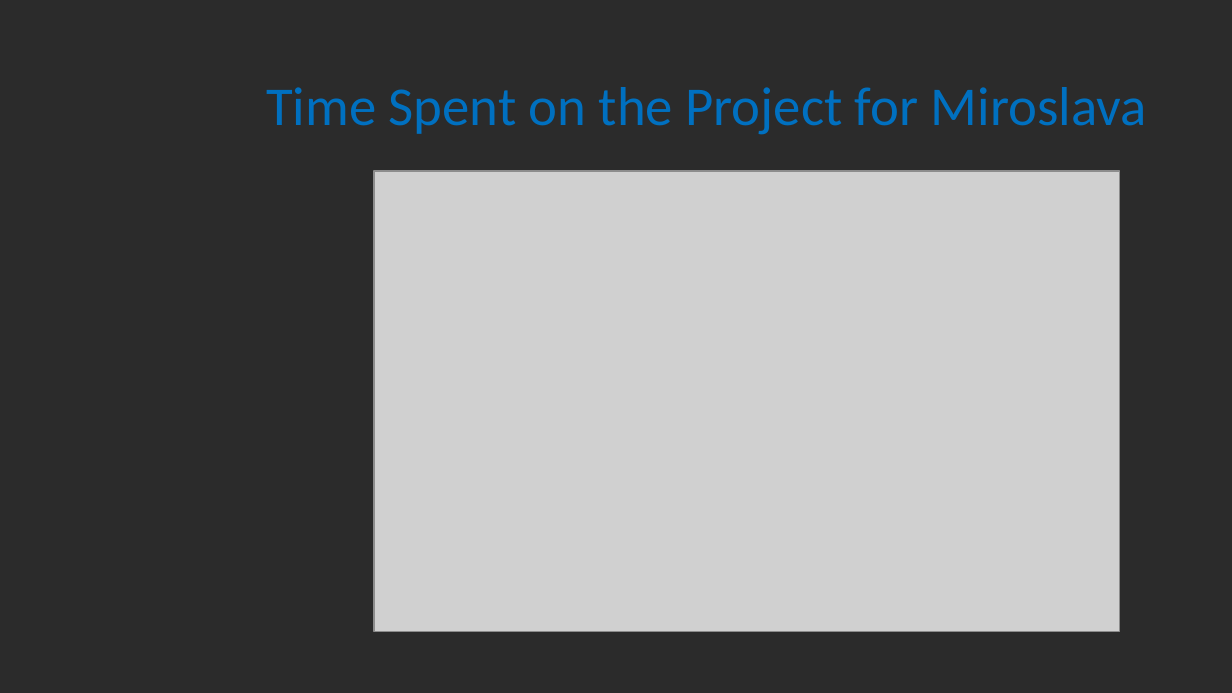
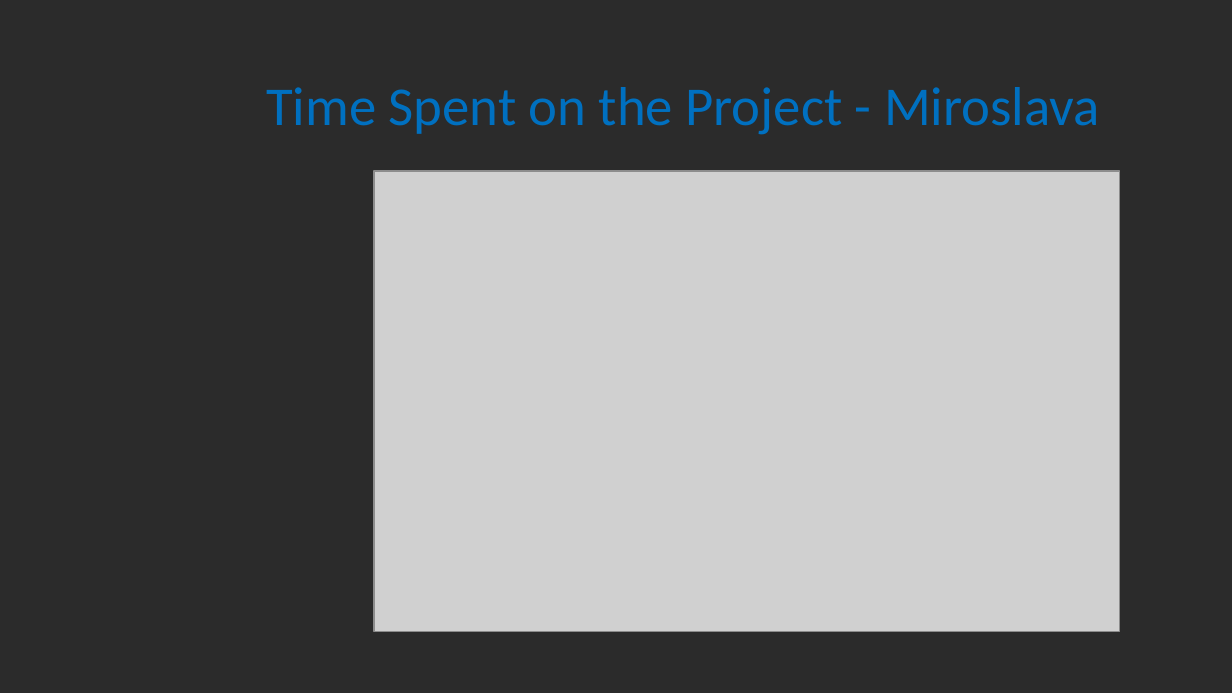
Before and after one commit to ZygimantasJakubauskas/Mashine-Learning-CA1, a slide deck: slide 9 of ML/PPT_ML_CA1_26 Nov 23.pptx (slide 8 before the commit). Drawn at 1232x693 pixels with LibreOffice and Linux fonts; fonts in the diff are those of the drawing; grey boxes stand for pictures; background and template pictures are left out; a plain dark background stands for a picture behind light text. Boxes give left, top, right and bottom in pixels: in the first picture for what was removed or moved away, otherwise in the second. Text is boxed around its words. In the diff, an @@ line names an element or a change of style, - is before the commit and + after.

```diff
--- a/ML/PPT_ML_CA1_26 Nov 23.pptx
+++ b/ML/PPT_ML_CA1_26 Nov 23.pptx
@@ title at [266,87,1100,135]: text changed @@
-Time Spent on the Project for Miroslava
+Time Spent on the Project - Miroslava
```
Also in this commit, not shown: 9 other slides changed, 1 slide added, 1 other file.
